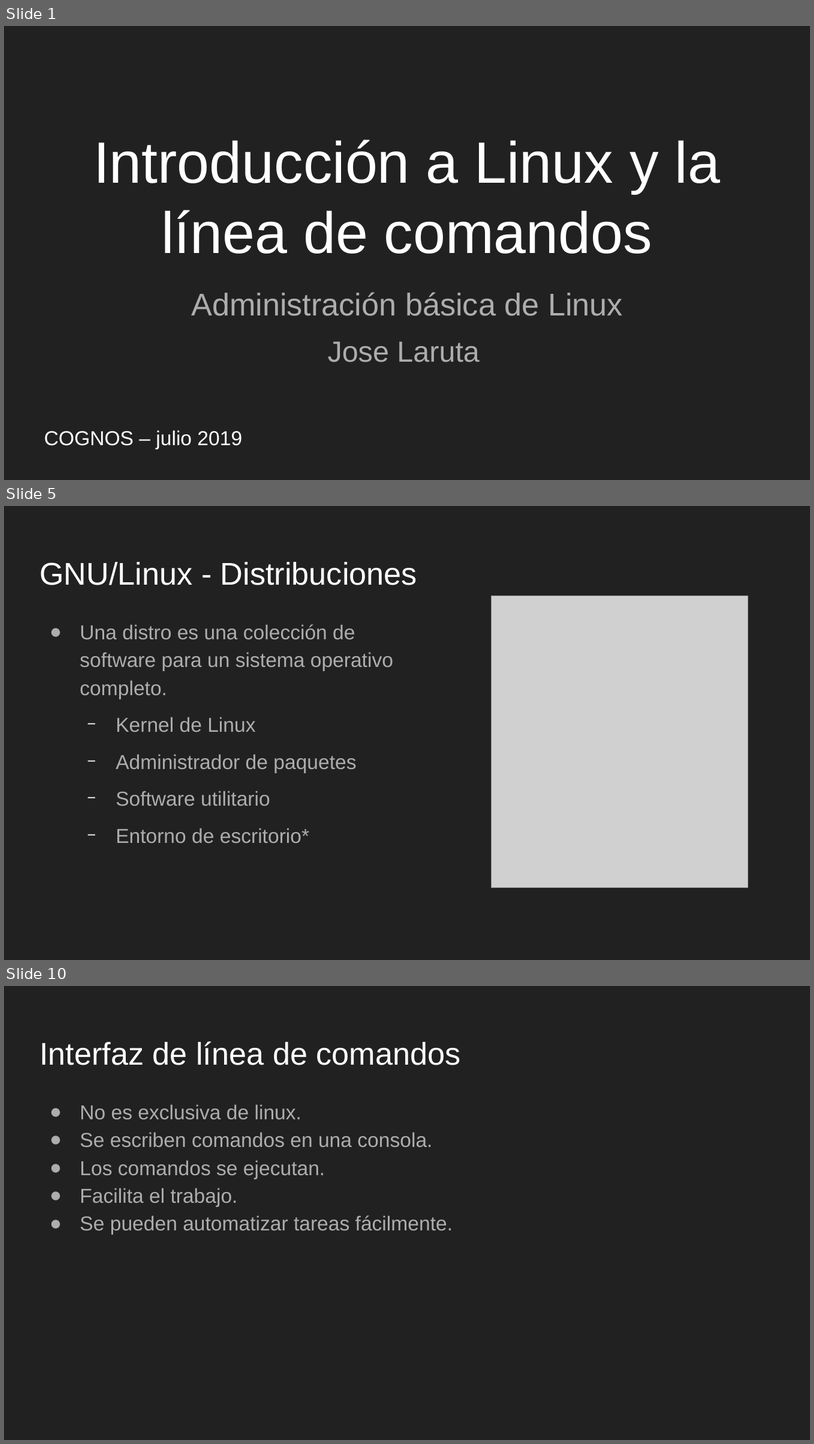
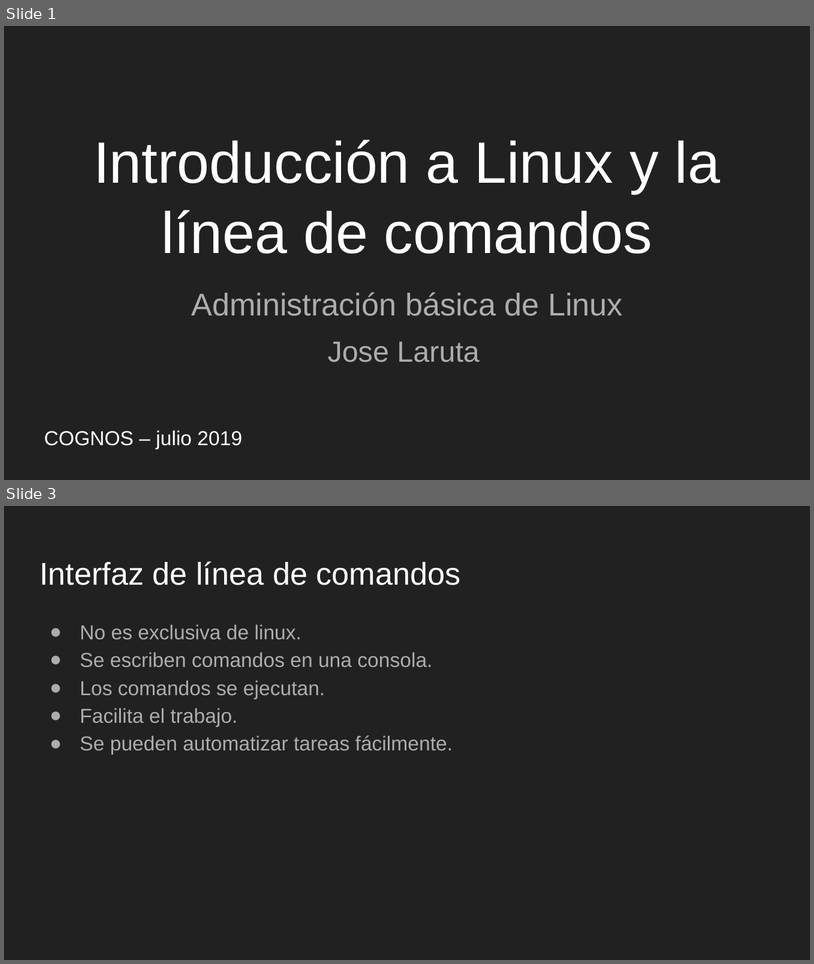
Before and after one commit to tabris2015/LNX101_102, a slide deck: slides/Sesion6.odp. Shown one above the other, each under a label of ours: slides 1, 5 and 10 before the commit, slides 1 and 3 after it; the slides between them are not shown. The pictures are 814x1444 and 814x964 pixels, drawn with LibreOffice and Linux fonts; fonts in the diff are those of the drawing; grey boxes stand for pictures. Boxes give left, top, right and bottom in pixels: in the first picture for what was removed or moved away, otherwise in the second. Text is boxed around its words. In the diff, an @@ line names an element or a change of style, - is before the commit and + after.

```diff
--- a/slides/Sesion6.odp
+++ b/slides/Sesion6.odp
@@ slide 5 removed at <box>4,506,810,960</box>, background #212121 @@
@@ title removed at <box>39,562,417,585</box> @@
-GNU/Linux - Distribuciones
@@ picture removed at <box>491,595,747,888</box> @@
@@ text removed at <box>80,624,393,843</box> @@
-● Una distro es una colección de software para un sistema operativo completo.
-  − Kernel de Linux
-  − Administrador de paquetes
-  − Software utilitario
-  − Entorno de escritorio*
@@ what was slide 10 is now slide 3 @@
```
Also in this commit, not shown: 2 slides changed, 6 other slides removed, 1 other file.
